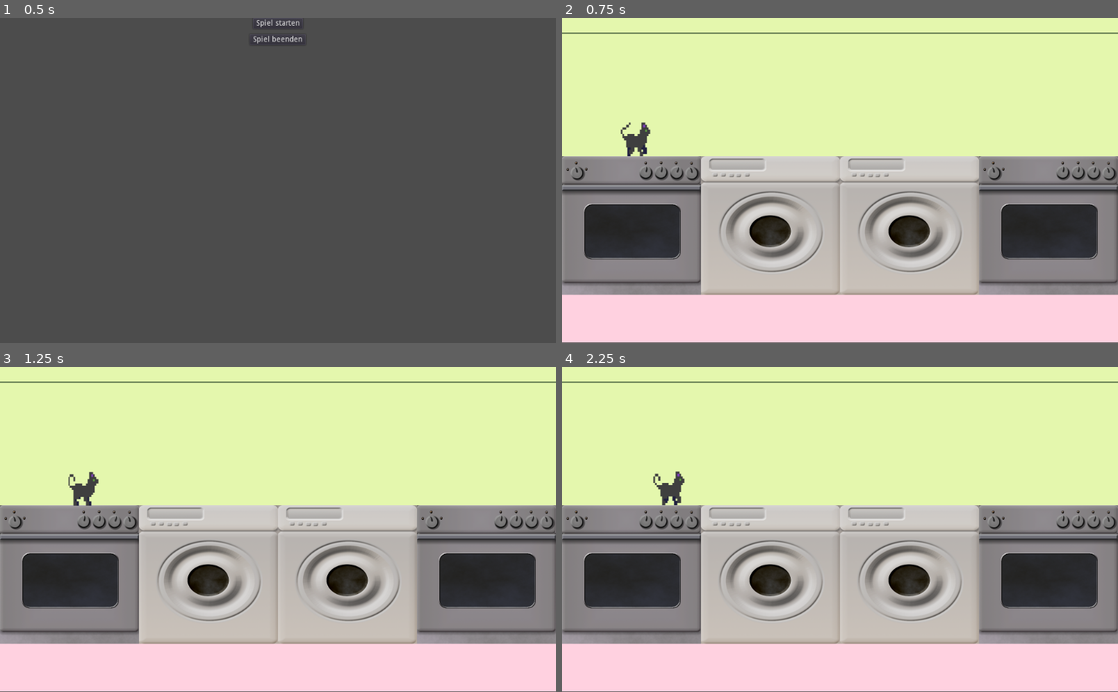
Above: before the commit, frames 1-4 (two rows, left to right).
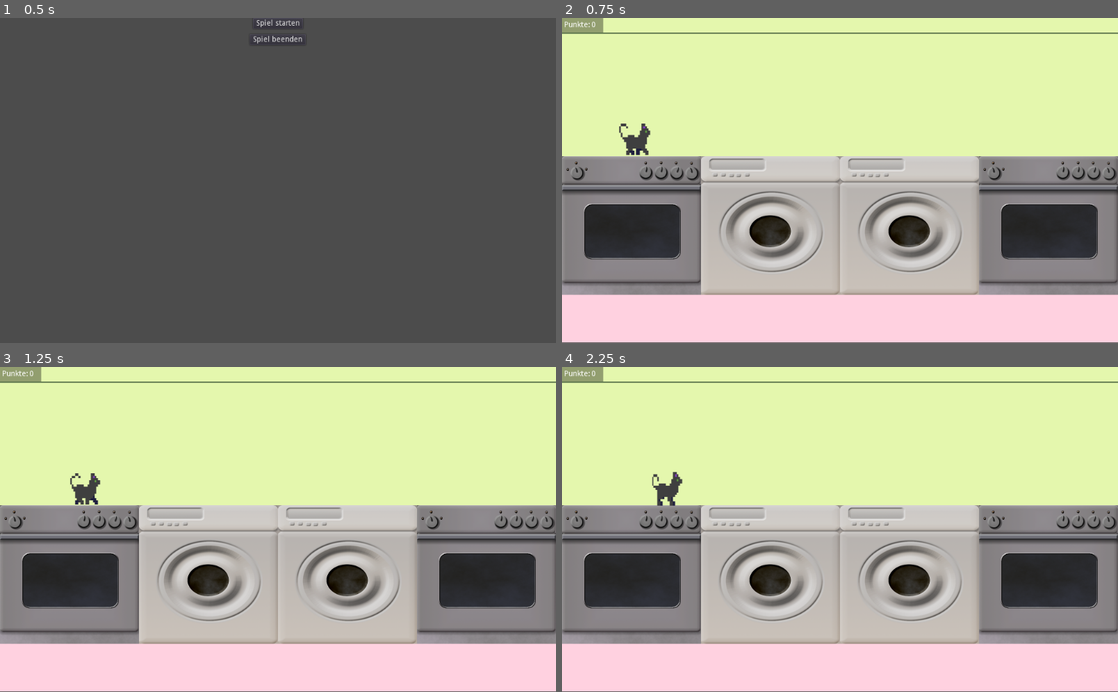
Above: after the commit, the same moments.

Repository: winnerbyhabit/bifigamejam18
Game: Godot game, scene res://Menu.tscn
The game is run twice, just before and just after one commit, with the same random seed, the same clock (stepped at 60 frames per second) and the same inputs.
Inputs:
- Up to frame 1 (0.5 s): no input
- Up to frame 2 (0.75 s): click "Spiel starten" at 0.5 s
- Up to frame 3 (1.25 s): no input
- Up to frame 4 (2.25 s): hold Right (player_right) 1.28-2.03 s; hold Space (player_hit) 1.28-2.03 s; hold Left (player_left) from 2.03 s (still down); tap Space (player_hit) at 2.1 s

Frame 1 is identical in both runs. In frame 2, 0.5% of the frame differs, in the area x 0-16%, y 0-43%; in frame 3, 0.6%; in frame 4, 0.6%, in the area x 0-23%, y 0-43%.

Commit message:
Interface added

Diff:
--- a/BossLevel.tscn
+++ b/BossLevel.tscn
@@ -6,9 +6,11 @@
 [ext_resource path="res://Tileset.tres" type="TileSet" id=4]
 [ext_resource path="res://TileMap.gd" type="Script" id=5]
 
-[node name="BossLevel" type="Node" index="0"]
+[node name="BossLevel" type="Node"]
 
 script = ExtResource( 1 )
+bottom_height = 500
+bottle_frequency = 1.0
 level_boundarys = Vector2( -5, 5 )
 
 [node name="bg" type="Sprite" parent="." index="0"]
--- a/Bottle.gd
+++ b/Bottle.gd
@@ -1,6 +1,8 @@
 extends RigidBody2D
 
 signal destroy
+
+export var points = 5
 
 var destroy_height = 500
 
@@ -14,3 +16,4 @@
 
 func kick():
 	set_collision_mask_bit(0,false)
+	return points
--- a/Bottle.tscn
+++ b/Bottle.tscn
@@ -32,6 +32,7 @@
 angular_damp = -1.0
 script = ExtResource( 1 )
 _sections_unfolded = [ "Collision" ]
+points = 5
 
 [node name="Texture" type="Sprite" parent="." index="0"]
 
--- a/Interface.gd
+++ b/Interface.gd
@@ -6,8 +6,7 @@
 
 func _ready():
 	# Called every time the node is added to the scene.
-	# Initialization here
-	add_points(10)
+
 	pass
 
 func add_points(points):
--- a/Interface.tscn
+++ b/Interface.tscn
@@ -2,11 +2,26 @@
 
 [ext_resource path="res://Interface.gd" type="Script" id=1]
 
-[node name="Interface" type="Node"]
+[node name="Interface" type="Node2D" index="0"]
 
 script = ExtResource( 1 )
 
-[node name="Punkte" type="Label" parent="." index="0"]
+[node name="ColorRect" type="ColorRect" parent="." index="0"]
+
+anchor_left = 0.0
+anchor_top = 0.0
+anchor_right = 0.0
+anchor_bottom = 0.0
+margin_right = 76.0
+margin_bottom = 27.0
+rect_pivot_offset = Vector2( 0, 0 )
+mouse_filter = 0
+mouse_default_cursor_shape = 0
+size_flags_horizontal = 1
+size_flags_vertical = 1
+color = Color( 0, 0, 0, 0.359098 )
+
+[node name="Punkte" type="Label" parent="." index="1"]
 
 anchor_left = 0.0
 anchor_top = 0.0
--- a/Player.tscn
+++ b/Player.tscn
@@ -1,25 +1,26 @@
-[gd_scene load_steps=13 format=2]
+[gd_scene load_steps=14 format=2]
 
 [ext_resource path="res://move_player.gd" type="Script" id=1]
-[ext_resource path="res://assets/cat/cat7.png" type="Texture" id=2]
-[ext_resource path="res://assets/cat/cat1.png" type="Texture" id=3]
-[ext_resource path="res://assets/cat/cat2.png" type="Texture" id=4]
-[ext_resource path="res://assets/cat/cat4.png" type="Texture" id=5]
-[ext_resource path="res://assets/cat/cat3.png" type="Texture" id=6]
-[ext_resource path="res://assets/cat/cat5.png" type="Texture" id=7]
-[ext_resource path="res://assets/cat/cat6.png" type="Texture" id=8]
-[ext_resource path="res://sounds/110011__tuberatanka__cat-meow.wav" type="AudioStream" id=9]
-[ext_resource path="res://sounds/415209__inspectorj__cat-screaming-a.wav" type="AudioStream" id=10]
+[ext_resource path="res://Interface.tscn" type="PackedScene" id=2]
+[ext_resource path="res://assets/cat/cat7.png" type="Texture" id=3]
+[ext_resource path="res://assets/cat/cat1.png" type="Texture" id=4]
+[ext_resource path="res://assets/cat/cat2.png" type="Texture" id=5]
+[ext_resource path="res://assets/cat/cat4.png" type="Texture" id=6]
+[ext_resource path="res://assets/cat/cat3.png" type="Texture" id=7]
+[ext_resource path="res://assets/cat/cat5.png" type="Texture" id=8]
+[ext_resource path="res://assets/cat/cat6.png" type="Texture" id=9]
+[ext_resource path="res://sounds/110011__tuberatanka__cat-meow.wav" type="AudioStream" id=10]
+[ext_resource path="res://sounds/415209__inspectorj__cat-screaming-a.wav" type="AudioStream" id=11]
 
 [sub_resource type="SpriteFrames" id=1]
 
 animations = [ {
-"frames": [ ExtResource( 2 ) ],
+"frames": [ ExtResource( 3 ) ],
 "loop": true,
 "name": "standing",
 "speed": 5.0
 }, {
-"frames": [ ExtResource( 3 ), ExtResource( 4 ), ExtResource( 5 ), ExtResource( 6 ), ExtResource( 7 ), ExtResource( 8 ) ],
+"frames": [ ExtResource( 4 ), ExtResource( 5 ), ExtResource( 6 ), ExtResource( 7 ), ExtResource( 8 ), ExtResource( 9 ) ],
 "loop": true,
 "name": "running",
 "speed": 5.0
@@ -37,15 +38,27 @@
 speed = 60
 automove = true
 
-[node name="AnimatedSprite" type="AnimatedSprite" parent="." index="0"]
+[node name="Interface_Layer" type="CanvasLayer" parent="." index="0"]
+
+layer = 1
+offset = Vector2( 0, 0 )
+rotation = 0.0
+scale = Vector2( 1, 1 )
+transform = Transform2D( 1, 0, 0, 1, 0, 0 )
+
+[node name="Interface" parent="Interface_Layer" index="0" instance=ExtResource( 2 )]
+
+_sections_unfolded = [ "Transform" ]
+
+[node name="AnimatedSprite" type="AnimatedSprite" parent="." index="1"]
 
 frames = SubResource( 1 )
 animation = "running"
-frame = 3
+frame = 4
 playing = true
 _sections_unfolded = [ "Transform" ]
 
-[node name="Area2D" type="Area2D" parent="." index="1"]
+[node name="Area2D" type="Area2D" parent="." index="2"]
 
 input_pickable = true
 gravity_vec = Vector2( 0, 1 )
@@ -62,17 +75,17 @@
 scale = Vector2( 3.14663, 1 )
 shape = SubResource( 2 )
 
-[node name="meow" type="AudioStreamPlayer" parent="." index="2"]
+[node name="meow" type="AudioStreamPlayer" parent="." index="3"]
 
-stream = ExtResource( 9 )
+stream = ExtResource( 10 )
 volume_db = 0.0
 autoplay = false
 mix_target = 0
 bus = "Master"
 
-[node name="meow_wrong" type="AudioStreamPlayer" parent="." index="3"]
+[node name="meow_wrong" type="AudioStreamPlayer" parent="." index="4"]
 
-stream = ExtResource( 10 )
+stream = ExtResource( 11 )
 volume_db = 0.0
 autoplay = false
 mix_target = 0
--- a/move_player.gd
+++ b/move_player.gd
@@ -40,7 +40,7 @@
 		if bottle_collision:
 			if not $meow.playing:
 				$meow.play()
-			colliding_bottle.kick()
+			$Interface_Layer/Interface.add_points( colliding_bottle.kick())
 			bottle_collision = false
 		else:
 
